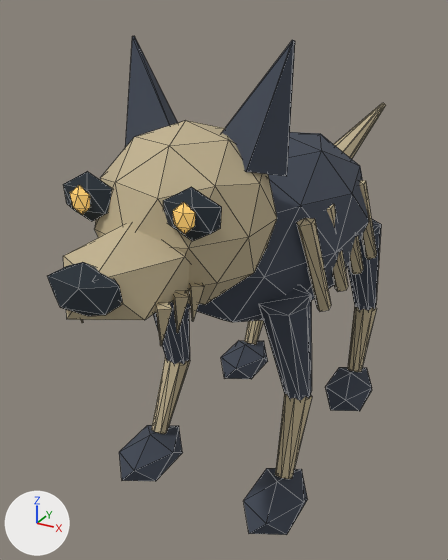
A saved change to the glTF model public/models/characters/crypt_hound.glb.
Both versions are drawn from a camera (50 mm lens) standing at (0.726, -1.61, 1.311) and looking at (-0.139, -0.036, 0.524). Arrows for +X, +Y and +Z are at lower left; the lights stay in place. The picture after the commit comes second. Both versions are drawn at frame 1 of the action 'hit'; the numbers are the values there. Mesh edges are drawn as thin lines.

The first picture shows 'Bone ankle.002', 'Clawed paw', 'Clawed paw.002', 'Hound ribcage', 'Hound shank', 'Hound shank.002', 'Hound shank.003', 'Hound skull', 'Long muzzle', 'Nose', 'Torn ear', 'Torn ear.001' and 17 more.
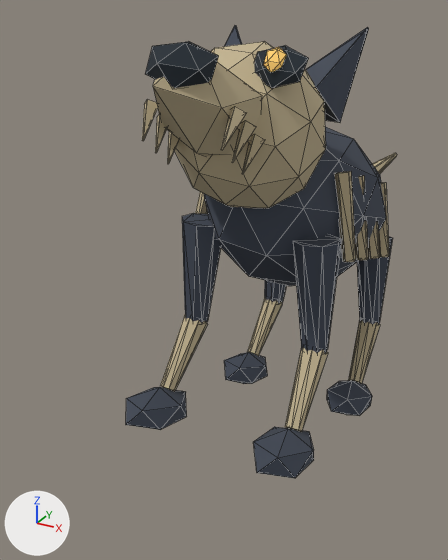
ob_joint_body_007 is not drawn itself; it is the parent of ob_exposed_rib, ob_exposed_rib_001, ob_exposed_rib_002, ob_exposed_rib_003, ob_exposed_rib_004, ob_exposed_rib_005, ob_exposed_rib_006, ob_exposed_rib_007.
ob_joint_head_003 is not drawn itself; it is the parent of ob_amber_iris_010, ob_amber_iris_011, ob_deep_eye_socket_010, ob_deep_eye_socket_011, ob_fang, ob_fang_001, ob_fang_002, ob_fang_003.

Boxes (x1, y1, x2, y2) around the edits, measured in the pictures (448 x 560 px):
'Hound skull', moved, turned
    before: (94, 120, 277, 305)
    after: (174, 41, 326, 208)
'Hound ribcage', moved, turned
    before: (186, 132, 369, 322)
    after: (204, 127, 386, 286)
'Long muzzle', moved, turned
    before: (63, 224, 189, 320)
    after: (153, 62, 262, 156)
'Torn ear.001', moved, turned
    before: (222, 40, 295, 176)
    after: (306, 27, 369, 123)
'Hound shank.002', moved, turned
    before: (259, 285, 312, 401)
    after: (293, 235, 342, 354)
'Clawed paw.002', moved, turned
    before: (244, 468, 308, 535)
    after: (253, 427, 314, 478)
'Nose', moved, turned
    before: (47, 262, 123, 316)
    after: (145, 42, 219, 88)
'Clawed paw', moved, turned
    before: (119, 425, 182, 481)
    after: (126, 387, 187, 430)
'Hound shank', moved, turned
    before: (153, 302, 190, 364)
    after: (182, 213, 221, 323)
'Bone ankle.002', moved, turned
    before: (275, 394, 312, 479)
    after: (285, 347, 328, 432)
'Torn ear', moved, turned
    before: (125, 36, 178, 148)
    after: (225, 26, 242, 46)
'Deep eye socket.011', moved, turned
    before: (163, 187, 222, 241)
    after: (254, 45, 309, 88)
'Exposed rib.004', moved, turned
    before: (296, 218, 331, 312)
    after: (334, 171, 356, 262)
'Bone ankle', moved, turned
    before: (151, 357, 190, 434)
    after: (160, 316, 207, 391)
'Hound shank.003', moved, turned
    before: (348, 219, 381, 311)
    after: (357, 236, 392, 325)
'Clawed paw.003', moved, turned
    before: (325, 367, 372, 411)
    after: (327, 381, 372, 416)
'Clawed paw.001', moved, turned
    before: (221, 340, 268, 379)
    after: (224, 352, 268, 384)
'Bone ankle.003', moved, turned
    before: (347, 305, 377, 372)
    after: (348, 320, 380, 384)
'Deep eye socket.010', moved, turned (not visible afterwards)
    before: (63, 171, 112, 221)
'Skeletal tail', moved, turned
    before: (334, 103, 386, 159)
    after: (372, 153, 397, 174)
'Bone ankle.001', moved, turned
    before: (244, 320, 264, 345)
    after: (247, 298, 282, 356)
'Exposed rib.007', moved, turned
    before: (359, 180, 377, 259)
    after: (378, 183, 389, 257)
'Exposed rib.005', moved, turned
    before: (327, 204, 348, 292)
    after: (355, 176, 368, 260)
'Amber iris.011', moved, turned
    before: (173, 202, 195, 234)
    after: (263, 47, 287, 72)
'Fang.005', moved, turned
    before: (156, 302, 172, 346)
    after: (221, 106, 246, 150)
'Fang.004', moved, turned
    before: (173, 290, 189, 333)
    after: (232, 121, 256, 162)
'Fang.003', moved, turned
    before: (189, 283, 204, 321)
    after: (242, 134, 265, 174)
'Exposed rib.006', moved, turned
    before: (349, 236, 363, 275)
    after: (368, 222, 380, 259)
'Amber iris.010', moved, turned (not visible afterwards)
    before: (70, 185, 90, 215)
'Hound shank.001', moved, turned (not visible before)
    after: (265, 280, 286, 303)
'Fang.002', moved, turned (not visible before)
    after: (142, 99, 158, 141)
'Fang.001', moved, turned (not visible before)
    after: (155, 115, 167, 153)
'Fang', moved, turned (not visible before)
    after: (167, 132, 179, 164)
'Exposed rib', moved, turned (not visible before)
    after: (195, 192, 208, 214)

Diff of the bpy script that builds the scene:
```diff
--- a/public/models/characters/crypt_hound.glb.py
+++ b/public/models/characters/crypt_hound.glb.py
@@ ob_joint_body_007 @@
 ob_joint_body_007.parent = ob_crypt_hound
-ob_joint_body_007.location = (0.0, 0.0, 0.72)
+ob_joint_body_007.location = (0.0, 0.22, 0.72)
+ob_joint_body_007.rotation_euler = (-0.3, 0.0, 0.0)  # degrees (-17, 0, 0)
@@ ob_joint_head_003 @@
 ob_joint_head_003.location = (0.0, -0.4, 0.14)
+ob_joint_head_003.rotation_euler = (-0.34, 0.0, 0.0)  # degrees (-19, 0, 0)
```
